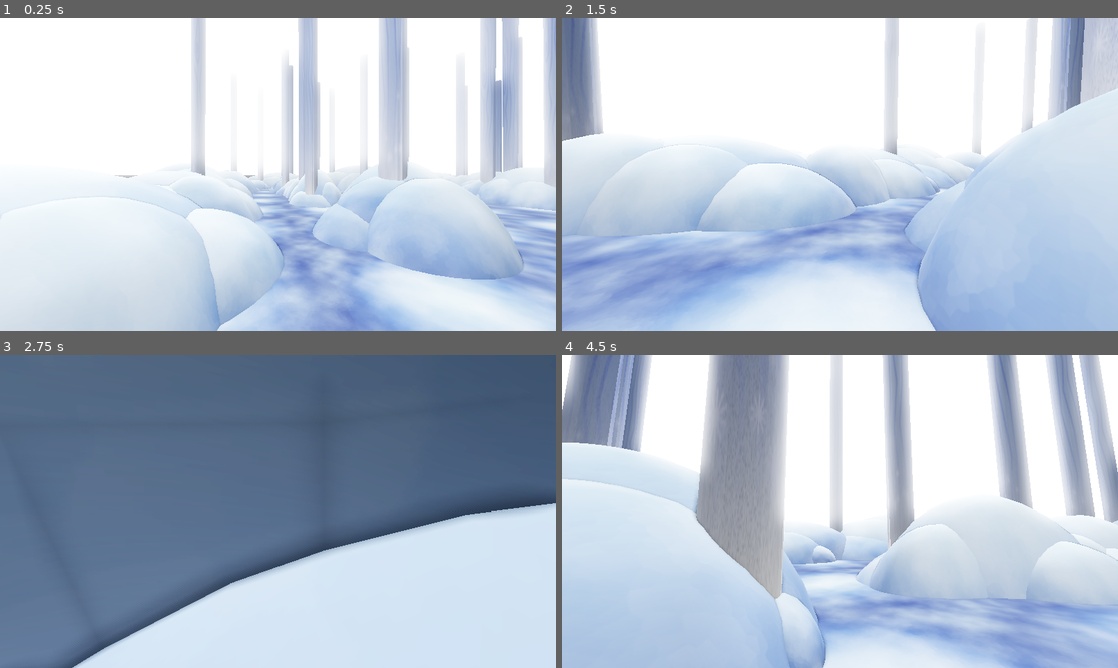
Above: before the commit, frames 1-4 (two rows, left to right).
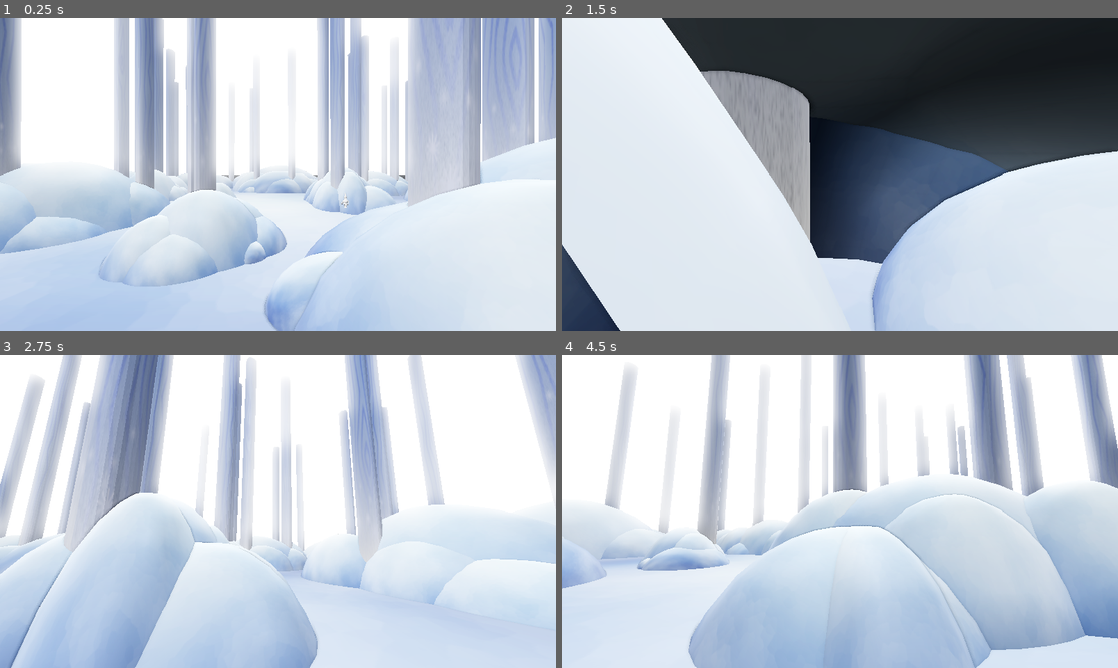
Above: after the commit, the same moments.

Repository: TatuArvela/mask-game
Game: Godot game, scene res://scenes/test_scene/test_scene.tscn
The game is run twice, just before and just after one commit, with the same random seed, the same clock (stepped at 60 frames per second) and the same inputs.
Inputs (mouse positions are in pixels of both pictures, inside the frame that each line leads up to):
- Up to frame 1 (0.25 s): no input
- Up to frame 2 (1.5 s): move the mouse to (867, 174) at 0.52 s; hold Shift (run) 0.53-1.28 s; hold W (forward) from 0.53 s (still down); move the mouse to (812, 174) at 1.27 s; tap Ctrl (sneak) at 1.35 s
- Up to frame 3 (2.75 s): keep holding W (forward); move the mouse to (289, 505) at 2.02 s; hold Shift (run) from 2.03 s (still down)
- Up to frame 4 (4.5 s): keep holding W (forward); move the mouse to (834, 517) at 2.77 s; release Shift (run) at 2.78 s; tap Ctrl (sneak) at 2.85, 4.35 s; move the mouse to (878, 514) at 3.52 s; hold Shift (run) 3.53-4.28 s; move the mouse to (795, 508) at 4.27 s

The runs differ from the first frame. In frame 1, 60% of the frame differs, in the area x 0-100%, y 0-100%; in frame 2, 81%; in frame 3, 77%; in frame 4, 61%.

Commit message:
Gnoming around

Diff:
--- /dev/null
+++ b/entities/gnome/gnome.gd
@@ -0,0 +1,114 @@
+extends Node3D
+
+var body: StaticBody3D
+var alert_area: Area3D
+var grab_area: Area3D
+
+@export var hiding_spot: Marker3D
+@export var idle_spot: Marker3D
+
+@export var movement_speed: float = 10.0
+@export var stop_distance: float = 0.5
+@export var jump_delay_duration: float = 0.5
+@export var jump_curve: Curve
+
+enum GnomeState {
+	IDLE,
+	ALERT,
+	GRABBED,
+	WILL_JUMP_TO_IDLE,
+	WILL_JUMP_TO_HIDING,
+	JUMP_TO_IDLE,
+	JUMP_TO_HIDING
+}
+
+var state: GnomeState = GnomeState.WILL_JUMP_TO_IDLE
+var jump_delay: float = 0.0
+var jump_progress: float = 0.0
+var jump_start_height: float = 0.0
+
+func _ready() -> void:
+	body = $GnomeBody
+	alert_area = $AlertArea
+	grab_area = $GrabArea
+
+	if not hiding_spot:
+		push_error("Hiding Spot not assigned for Gnome entity.")
+
+	if not idle_spot:
+		push_error("Idle Spot not assigned for Gnome entity.")
+
+	if hiding_spot:
+		body.global_position = hiding_spot.global_position
+
+
+func _process(delta: float) -> void:
+	if jump_delay > 0:
+		jump_delay -= delta
+	if jump_delay <= 0:
+		if state == GnomeState.WILL_JUMP_TO_IDLE:
+			state = GnomeState.JUMP_TO_IDLE
+		elif state == GnomeState.WILL_JUMP_TO_HIDING:
+			state = GnomeState.JUMP_TO_HIDING
+
+	if state == GnomeState.IDLE:
+		pass
+
+	if state == GnomeState.ALERT:
+		pass
+
+	if state == GnomeState.JUMP_TO_IDLE:
+		var distance = body.global_position.distance_to(idle_spot.global_position)
+		if distance > stop_distance:
+			jump_progress += movement_speed * delta / distance
+			jump_progress = min(jump_progress, 1.0)
+
+			var direction = (idle_spot.global_position - body.global_position).normalized()
+			body.global_position += direction * movement_speed * delta
+
+			if jump_curve:
+				var curve_value = jump_curve.sample(jump_progress)
+				var target_height = lerp(jump_start_height, 0.0, jump_progress)
+				body.global_position.y = target_height + curve_value
+		else:
+			jump_progress = 0.0
+			body.global_position.y = 0.0
+			state = GnomeState.IDLE
+
+	if state == GnomeState.JUMP_TO_HIDING:
+		var distance = body.global_position.distance_to(hiding_spot.global_position)
+		if distance > stop_distance:
+			jump_progress += movement_speed * delta / distance
+			jump_progress = min(jump_progress, 1.0)
+
+			var direction = (hiding_spot.global_position - body.global_position).normalized()
+			body.global_position += direction * movement_speed * delta
+
+			if jump_curve:
+				var curve_value = jump_curve.sample(jump_progress)
+				var target_height = lerp(jump_start_height, 0.0, jump_progress)
+				body.global_position.y = target_height + curve_value
+		else:
+			jump_progress = 0.0
+			body.global_position.y = 0.0
+			state = GnomeState.ALERT
+
+	if state == GnomeState.GRABBED:
+		# Logic for when the gnome is grabbed can be implemented here
+		pass
+
+
+func _on_alert_area_body_entered(_body: Node3D) -> void:
+	if state != GnomeState.GRABBED:
+		state = GnomeState.WILL_JUMP_TO_HIDING
+		jump_delay = jump_delay_duration
+		jump_progress = 0.0
+		jump_start_height = body.global_position.y
+
+
+func _on_alert_area_body_exited(_body: Node3D) -> void:
+	if state != GnomeState.GRABBED:
+		state = GnomeState.WILL_JUMP_TO_IDLE
+		jump_delay = jump_delay_duration
+		jump_progress = 0.0
+		jump_start_height = body.global_position.y
--- /dev/null
+++ b/entities/gnome/gnome.tscn
@@ -0,0 +1,48 @@
+[gd_scene format=3 uid="uid://cf7nr22ao4mkq"]
+
+[ext_resource type="PackedScene" uid="uid://bq8b1oqb63x6" path="res://entities/gnome/gnome.glb" id="1_ddfpx"]
+[ext_resource type="Script" uid="uid://gm3le1t44p45" path="res://entities/gnome/gnome.gd" id="1_xhlwq"]
+[ext_resource type="Curve" uid="uid://dknufn1gxbvwc" path="res://entities/gnome/jump_curve.tres" id="2_tr54o"]
+
+[sub_resource type="CapsuleShape3D" id="CapsuleShape3D_vrddd"]
+radius = 1.2949219
+height = 4.8461304
+
+[sub_resource type="SphereShape3D" id="SphereShape3D_tr54o"]
+radius = 1.2032886
+
+[sub_resource type="SphereShape3D" id="SphereShape3D_xhlwq"]
+radius = 3.480079
+
+[node name="Gnome" type="Node3D" unique_id=1337338378]
+script = ExtResource("1_xhlwq")
+jump_curve = ExtResource("2_tr54o")
+
+[node name="GnomeBody" type="StaticBody3D" parent="." unique_id=70795478]
+collision_layer = 0
+
+[node name="gnome" parent="GnomeBody" unique_id=1710539232 instance=ExtResource("1_ddfpx")]
+transform = Transform3D(0.25, 0, 0, 0, 0.25, 0, 0, 0, 0.25, 0, 0, 0)
+
+[node name="CollisionShape3D" type="CollisionShape3D" parent="GnomeBody" unique_id=268978251]
+transform = Transform3D(0.25, 0, 0, 0, 0.25, 0, 0, 0, 0.25, 0, 0.5628786, 0)
+shape = SubResource("CapsuleShape3D_vrddd")
+
+[node name="GrabArea" type="Area3D" parent="GnomeBody" unique_id=1851701428]
+collision_layer = 0
+collision_mask = 2
+
+[node name="CollisionShape3D" type="CollisionShape3D" parent="GnomeBody/GrabArea" unique_id=841924211]
+transform = Transform3D(1, 0, 0, 0, 1, 0, 0, 0, 1, 0, 0.45706224, 0)
+shape = SubResource("SphereShape3D_tr54o")
+
+[node name="AlertArea" type="Area3D" parent="." unique_id=876524989]
+collision_layer = 0
+collision_mask = 2
+
+[node name="CollisionShape3D" type="CollisionShape3D" parent="AlertArea" unique_id=389937185]
+transform = Transform3D(1, 0, 0, 0, 1, 0, 0, 0, 1, 0, 0.6532867, 0)
+shape = SubResource("SphereShape3D_xhlwq")
+
+[connection signal="body_entered" from="AlertArea" to="." method="_on_alert_area_body_entered"]
+[connection signal="body_exited" from="AlertArea" to="." method="_on_alert_area_body_exited"]
--- /dev/null
+++ b/entities/gnome/jump_curve.tres
@@ -0,0 +1,5 @@
+[gd_resource type="Curve" format=3 uid="uid://dknufn1gxbvwc"]
+
+[resource]
+_data = [Vector2(0, 0), 0.0, 0.0, 0, 0, Vector2(0.253861, 1), 0.0, 0.0, 0, 0, Vector2(0.66409266, 0.7029655), -1.2857094, -1.2857094, 0, 0, Vector2(0.99903476, 0), 0.0, 0.0, 0, 0]
+point_count = 4
--- a/entities/player/player.tscn
+++ b/entities/player/player.tscn
@@ -6,6 +6,8 @@
 height = 1.8
 
 [node name="Player" type="CharacterBody3D" unique_id=153770063]
+collision_layer = 3
+collision_mask = 3
 script = ExtResource("1_symyc")
 
 [node name="CollisionShape3D" type="CollisionShape3D" parent="." unique_id=-1640123476]
--- a/scenes/test_scene/test_scene.tscn
+++ b/scenes/test_scene/test_scene.tscn
@@ -1,18 +1,29 @@
 [gd_scene format=3 uid="uid://432q5kgg37fa"]
 
-[ext_resource type="Material" uid="uid://6pwnjv4tqguu" path="res://materials/snow.tres" id="1_1x7oe"]
 [ext_resource type="PackedScene" uid="uid://rvf074qch17a" path="res://entities/player/player.tscn" id="1_8pyld"]
+[ext_resource type="Texture2D" uid="uid://dk28hu44mqq3n" path="res://materials/snow.png" id="1_ork3v"]
 [ext_resource type="Texture2D" uid="uid://4jc5kgwsqhic" path="res://materials/MaskGame-MAPwithElfs.png" id="2_l4ihe"]
 [ext_resource type="PackedScene" uid="uid://c01opld3b52i3" path="res://scenery/snow_banks.glb" id="4_l4ihe"]
 [ext_resource type="PackedScene" uid="uid://bykwnmcaycsik" path="res://scenery/trees.glb" id="5_doi4a"]
+[ext_resource type="PackedScene" uid="uid://cf7nr22ao4mkq" path="res://entities/gnome/gnome.tscn" id="6_doi4a"]
 [ext_resource type="PackedScene" uid="uid://dosljd40iaqcr" path="res://scenery/river.glb" id="6_vrddd"]
 
-[sub_resource type="PlaneMesh" id="PlaneMesh_3anks"]
-material = ExtResource("1_1x7oe")
+[sub_resource type="StandardMaterial3D" id="StandardMaterial3D_a0rq3"]
+albedo_texture = ExtResource("1_ork3v")
+
+[sub_resource type="PlaneMesh" id="PlaneMesh_g451t"]
+material = SubResource("StandardMaterial3D_a0rq3")
 size = Vector2(50, 50)
 
-[sub_resource type="StandardMaterial3D" id="StandardMaterial3D_doi4a"]
+[sub_resource type="StandardMaterial3D" id="StandardMaterial3D_ioiol"]
+disable_ambient_light = true
+disable_fog = true
+disable_specular_occlusion = true
 albedo_texture = ExtResource("2_l4ihe")
+
+[sub_resource type="PlaneMesh" id="PlaneMesh_d01bh"]
+material = SubResource("StandardMaterial3D_ioiol")
+size = Vector2(50, 50)
 
 [sub_resource type="WorldBoundaryShape3D" id="WorldBoundaryShape3D_8pyld"]
 
@@ -42,12 +53,11 @@
 [node name="TestScene" type="Node" unique_id=1051480340]
 
 [node name="Ground" type="MeshInstance3D" parent="." unique_id=472530435]
-mesh = SubResource("PlaneMesh_3anks")
+mesh = SubResource("PlaneMesh_g451t")
 
 [node name="MapTemplate" type="MeshInstance3D" parent="." unique_id=288267578]
 visible = false
-material_override = SubResource("StandardMaterial3D_doi4a")
-mesh = SubResource("PlaneMesh_3anks")
+mesh = SubResource("PlaneMesh_d01bh")
 
 [node name="Boundaries" type="Node3D" parent="." unique_id=1658418817]
 
@@ -95,4 +105,15 @@
 visible = false
 
 [node name="Player" parent="." unique_id=153770063 instance=ExtResource("1_8pyld")]
-transform = Transform3D(1, 0, 0, 0, 1, 0, 0, 0, 1, -20.308203, 1.520216, 20.541727)
+transform = Transform3D(1, 0, 0, 0, 1, 0, 0, 0, 1, -0.92769814, 1.520216, 20.541727)
+
+[node name="GnomeHidingSpot" type="Marker3D" parent="." unique_id=1235762725]
+transform = Transform3D(1, 0, 0, 0, 1, 0, 0, 0, 1, 4.4271803, 0.38373327, 2.4179115)
+
+[node name="GnomeIdleSpot" type="Marker3D" parent="." unique_id=981201876]
+transform = Transform3D(1, 0, 0, 0, 1, 0, 0, 0, 1, 4.137, 0, 6.779)
+
+[node name="Gnome" parent="." unique_id=1379355462 node_paths=PackedStringArray("hiding_spot", "idle_spot") instance=ExtResource("6_doi4a")]
+transform = Transform3D(1, 0, 0, 0, 1, 0, 0, 0, 1, 4.132262, 0, 6.813633)
+hiding_spot = NodePath("../GnomeHidingSpot")
+idle_spot = NodePath("../GnomeIdleSpot")
Not shown, added: entities/gnome/gnome.gd.uid
Binary file added: entities/gnome/gnome.glb
Not shown, added: entities/gnome/gnome.glb.import
Binary file added: materials/marker.png
Not shown, added: materials/marker.png.import
Binary file changed: materials/snow.png
Not shown, changed: .gitignore
